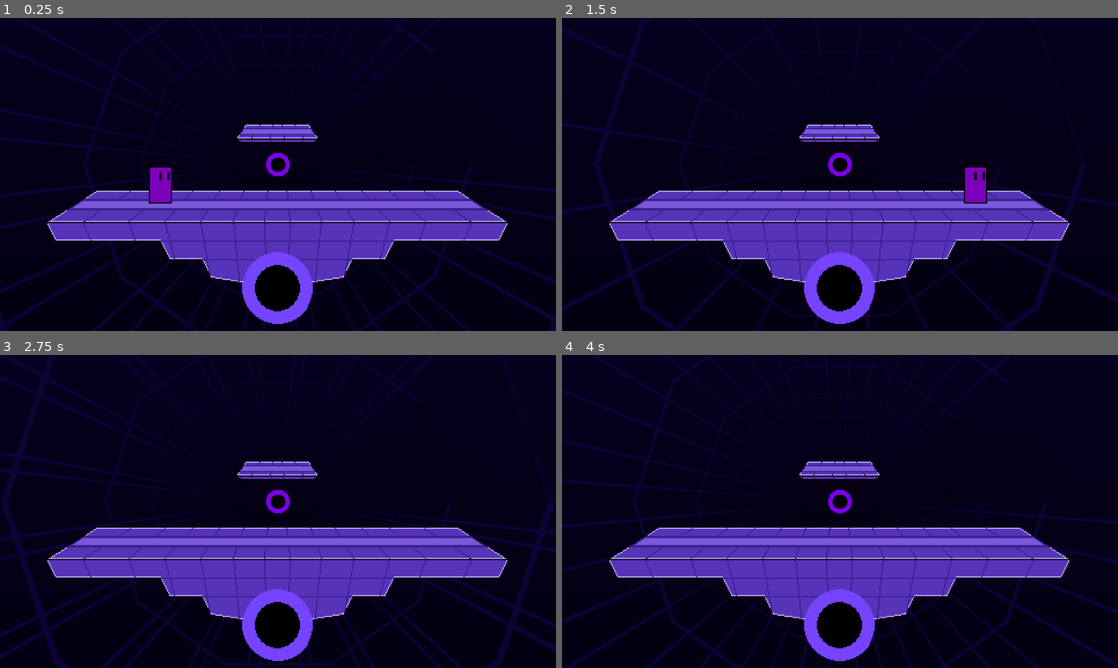
Above: before the commit, frames 1-4 (two rows, left to right).
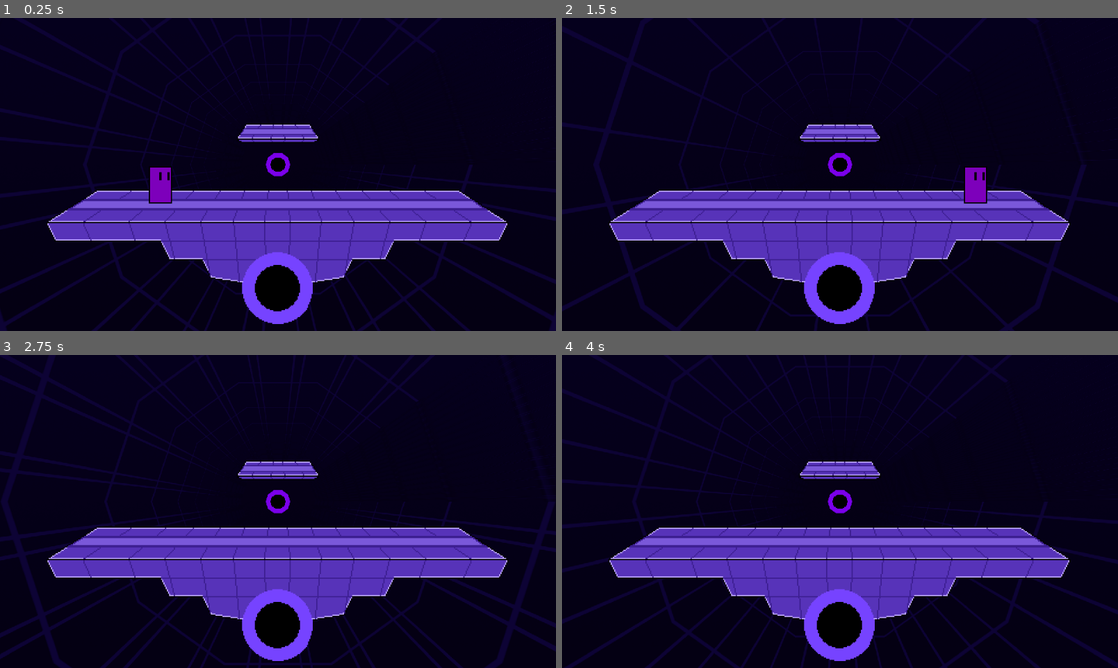
Above: after the commit, the same moments.

Repository: Logn35/SmashBox
Game: Godot game, scene res://Stages/Test Stage.tscn
The game is run twice, just before and just after one commit, with the same random seed, the same clock (stepped at 60 frames per second) and the same inputs.
Inputs:
- Up to frame 1 (0.25 s): no input
- Up to frame 2 (1.5 s): hold D (moveRight) from 0.53 s (still down); tap Up (ui_up) at 0.77 s
- Up to frame 3 (2.75 s): tap Up (ui_up) at 1.52 s; release D (moveRight) at 2.03 s; hold A (moveLeft) from 2.03 s (still down)
- Up to frame 4 (4 s): release A (moveLeft) at 2.78 s; hold D (moveRight) from 2.78 s (still down); tap Up (ui_up) at 3.02, 3.77 s

The runs differ from the first frame. In frame 1, 0.1% of the frame differs, in the area x 13-87%, y 34-60%; in frame 2, 0.1%, in the area x 13-86%, y 34-60%; in frame 3, 0.1%; in frame 4, 0.1%.

Commit message:
Moved platforms

Diff:
--- a/Actors/TestCharacter.tscn
+++ b/Actors/TestCharacter.tscn
@@ -12,8 +12,6 @@
 
 [node name="TestCharacter" type="KinematicBody2D"]
 script = ExtResource( 2 )
-speed = null
-gravity = null
 
 [node name="Character Sprite" type="Sprite" parent="."]
 texture = ExtResource( 1 )
--- a/Stages/Test Stage.tscn
+++ b/Stages/Test Stage.tscn
@@ -30,7 +30,7 @@
 texture = ExtResource( 10 )
 
 [node name="Test Stage Background" type="Sprite" parent="."]
-position = Vector2( 480, 272 )
+position = Vector2( 481, 272 )
 texture = ExtResource( 9 )
 
 [node name="SolidTiles" parent="." instance=ExtResource( 1 )]
@@ -39,19 +39,19 @@
 
 [node name="Platform Block" parent="." instance=ExtResource( 3 )]
 visible = false
-position = Vector2( 216, 104 )
+position = Vector2( 427, 200 )
 
 [node name="Platform Block2" parent="." instance=ExtResource( 3 )]
 visible = false
-position = Vector2( 232, 104 )
+position = Vector2( 459, 200 )
 
 [node name="Platform Block3" parent="." instance=ExtResource( 3 )]
 visible = false
-position = Vector2( 248, 104 )
+position = Vector2( 485, 200 )
 
 [node name="Platform Block4" parent="." instance=ExtResource( 3 )]
 visible = false
-position = Vector2( 264, 104 )
+position = Vector2( 517, 200 )
 
 [node name="Ledge" parent="." instance=ExtResource( 2 )]
 visible = false
